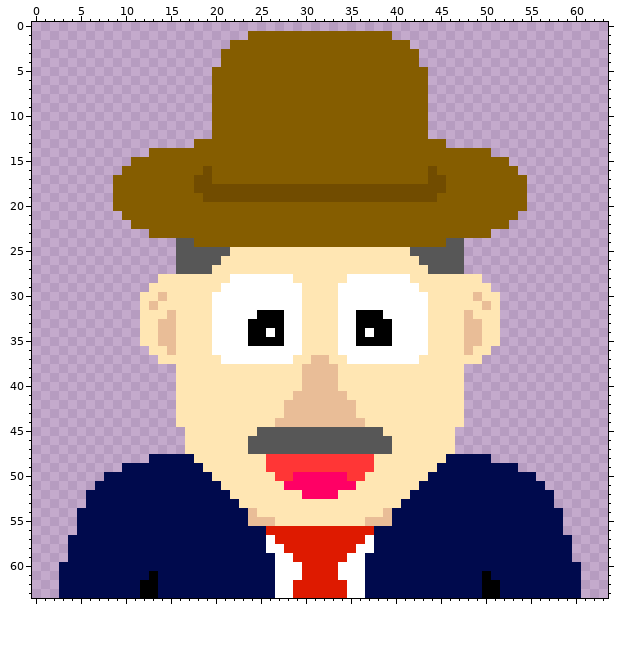
File history of a pixel-art sprite, 256/normal-64.png. The first picture shows the starting point.
The file is 256x256 pixels, drawn in blocks of 4x4; one block is one cell here.
After:
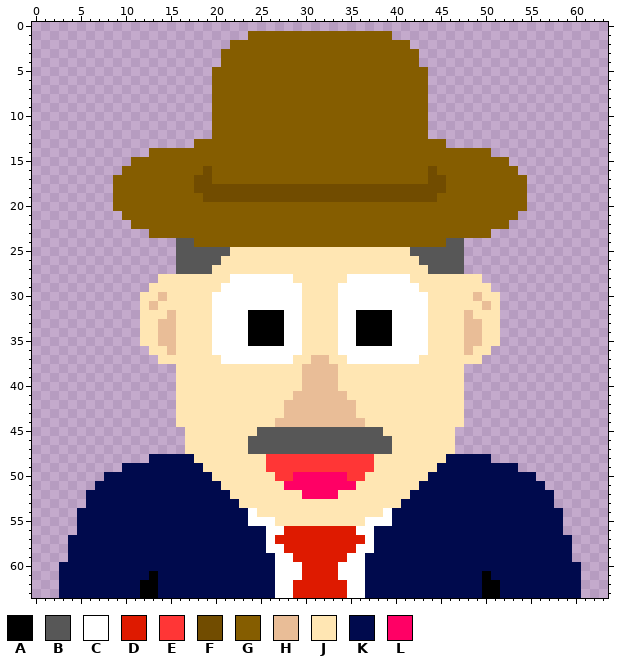
Palette (. is transparent): A #000000  B #575757  C #ffffff  D #de1a00  E #ff3636  F #714c00  G #855d00  H #e9bd97  J #ffe6b3  K #000a4d  L #ff0065
The edit:
y 32: x 24 C -> A; x 39 C -> A
y 34: x 26 C -> A; x 37 C -> A
y 54: x 24 H -> C; x 39 H -> C
y 55: x 24..26 HHH -> CCC; x 37..39 HHH -> CCC
y 56: x 26..27 DD -> CC; x 36..37 DD -> CC
